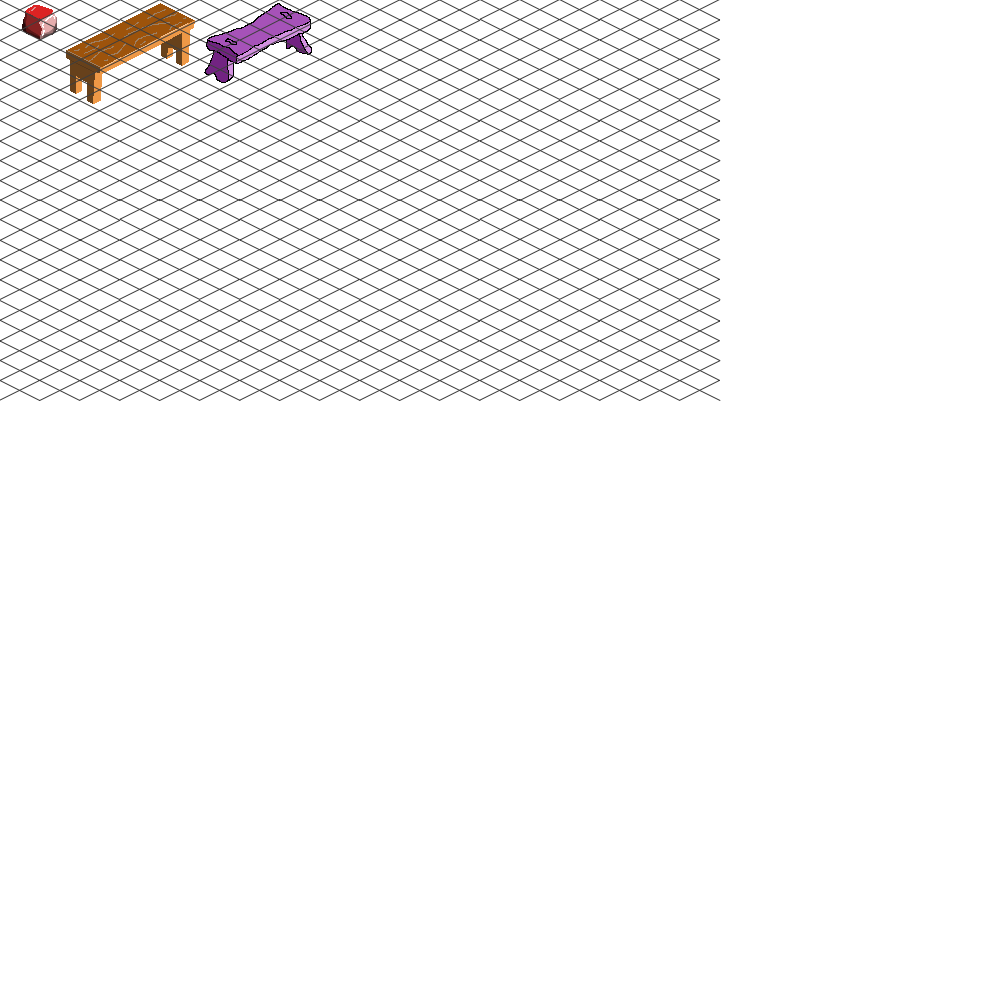
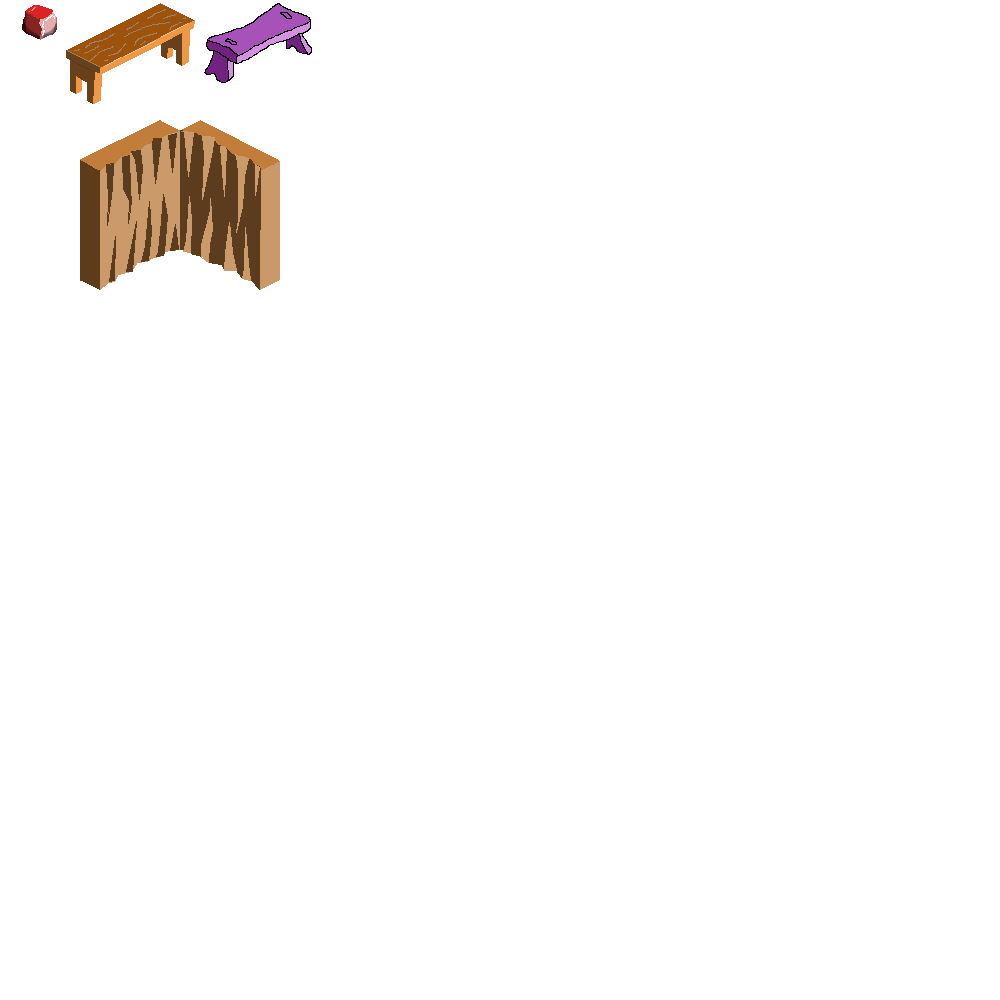
Layer changes from the first 1000×1000 image to the second:
painted on "Paint Layer 1" over 0, 0, 721, 401
